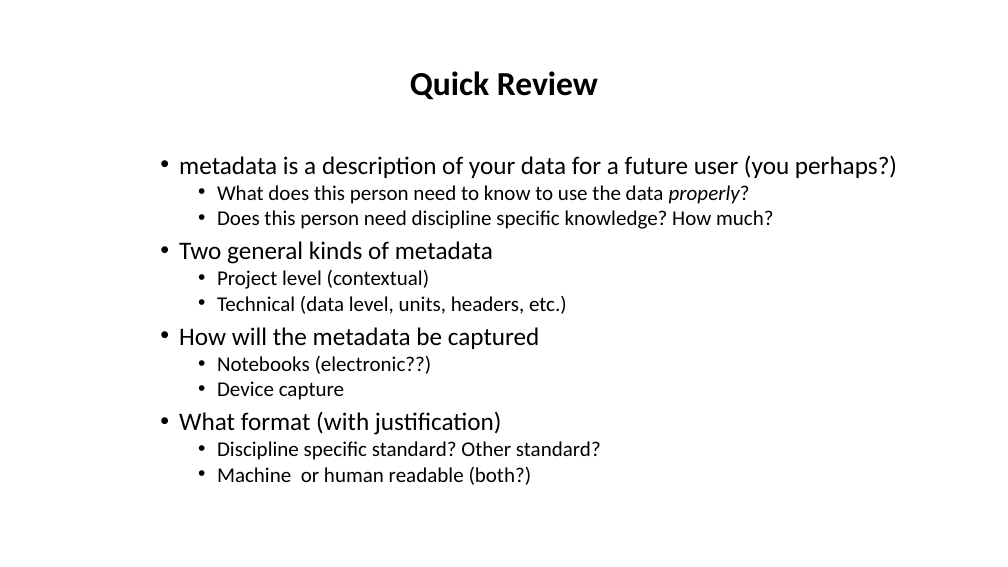
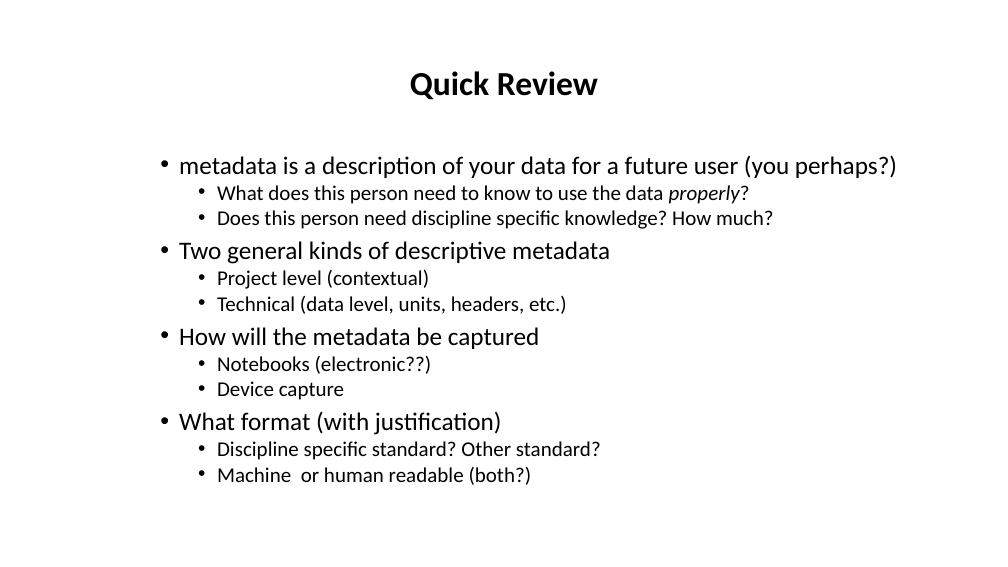
Before and after one commit to tibbben/teaching.data.literacy, a slide deck: slide 24 of UM_DataManagementClass/Lessons/08/08_FirstMeeting.pptx (slide 20 before the commit). Drawn at 1008x567 pixels with LibreOffice and Linux fonts; fonts in the diff are those of the drawing. Boxes give left, top, right and bottom in pixels: in the first picture for what was removed or moved away, otherwise in the second. Text is boxed around its words. In the diff, an @@ line names an element or a change of style, - is before the commit and + after.

```diff
--- a/UM_DataManagementClass/Lessons/08/08_FirstMeeting.pptx
+++ b/UM_DataManagementClass/Lessons/08/08_FirstMeeting.pptx
@@ text at <box>179,241,610,264</box>: text changed @@
-• Two general kinds of metadata
+• Two general kinds of descriptive metadata
```
Also in this commit, not shown: 5 other slides changed, 5 slides added, 1 slide removed, 3 other files.
